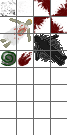
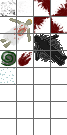
Layered file, before and after one edit (67 × 135). Changes by layer:
added layer "Ebene 8" above "grid" over [left=0, top=68, right=15, bottom=84]
